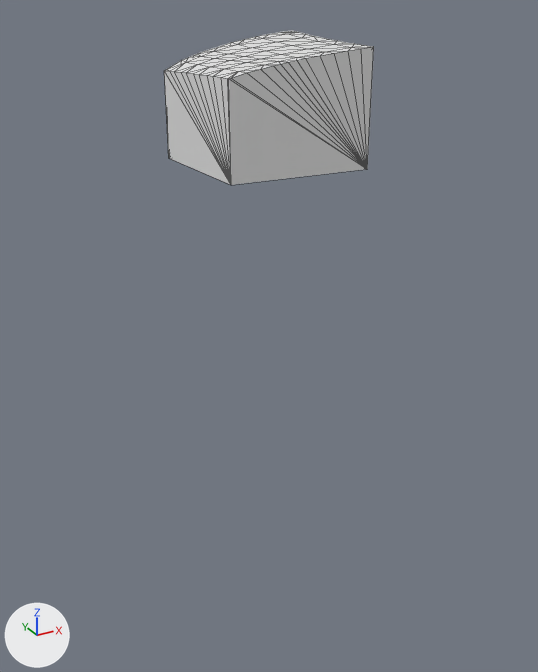
The glTF model assets/terrain/surface_pieces/surf_1_36.glb: old version first, new version second.
Camera for both pictures: a 50 mm lens placed at (-114.8, -95.1, -25.2), pointed at (-102.0, -72.0, -36.7). Arrows for +X, +Y and +Z are at lower left; the lights stay in place. The older version comes first. Mesh edges are drawn as thin lines. Where no turn or scale is listed for an object, it has been applied to the vertices.

The scene before the commit, as lines of its bpy script (objects in view):
```python
me_geometry_0 = bpy.data.meshes.new('geometry_0')
me_geometry_0.from_pydata(...)  # 81 vertices, 158 faces; spans x -105.0..-100.0, y -75.0..-70.0, z -30.0..-25.88
ob_geometry_0 = bpy.data.objects.new('geometry_0', me_geometry_0)
ob_geometry_0.location = (0.0, 0.0, 0.0)
```
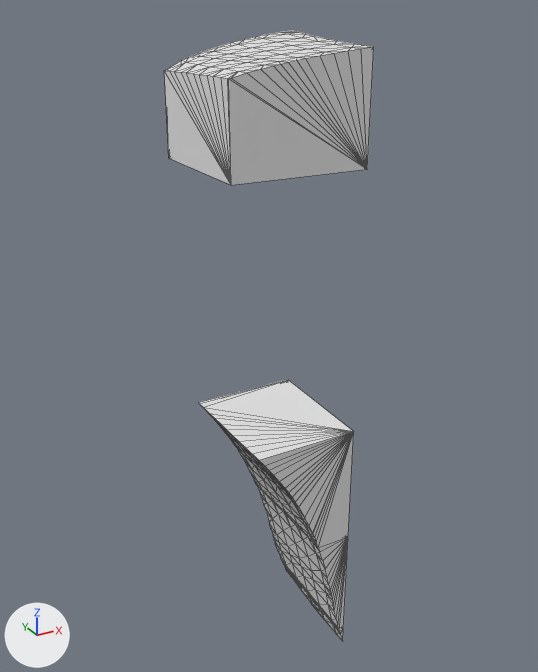
The change, as a list of edits to the scene's bpy script:
```text
Add me_layer_5:
    me_layer_5.from_pydata(...)  # 33 vertices, 62 faces; spans x -100.23..-100.0, y -75.0..-70.0, z -50.75..-50.0
Add me_layer_4:
    me_layer_4.from_pydata(...)  # 82 vertices, 160 faces; spans x -101.6..-100.0, y -75.0..-70.0, z -50.0..-45.0
Add me_layer_3:
    me_layer_3.from_pydata(...)  # 102 vertices, 200 faces; spans x -104.29..-100.0, y -75.0..-70.0, z -45.0..-40.0
Add ob_layer_5:
    ob_layer_5 = bpy.data.objects.new('layer_5', me_layer_5)
    ob_layer_5.location = (0.0, 0.0, 0.0)
Add ob_layer_4:
    ob_layer_4 = bpy.data.objects.new('layer_4', me_layer_4)
    ob_layer_4.location = (0.0, 0.0, 0.0)
Add ob_layer_3:
    ob_layer_3 = bpy.data.objects.new('layer_3', me_layer_3)
    ob_layer_3.location = (0.0, 0.0, 0.0)
```

What differs and where, as boxes [x1, y1, x2, y2] in the pictures (538 x 672 px):
'layer_3', added
    after: [198, 380, 354, 548]
'layer_4', added
    after: [257, 486, 348, 631]
'layer_5', added
    after: [283, 564, 343, 641]
